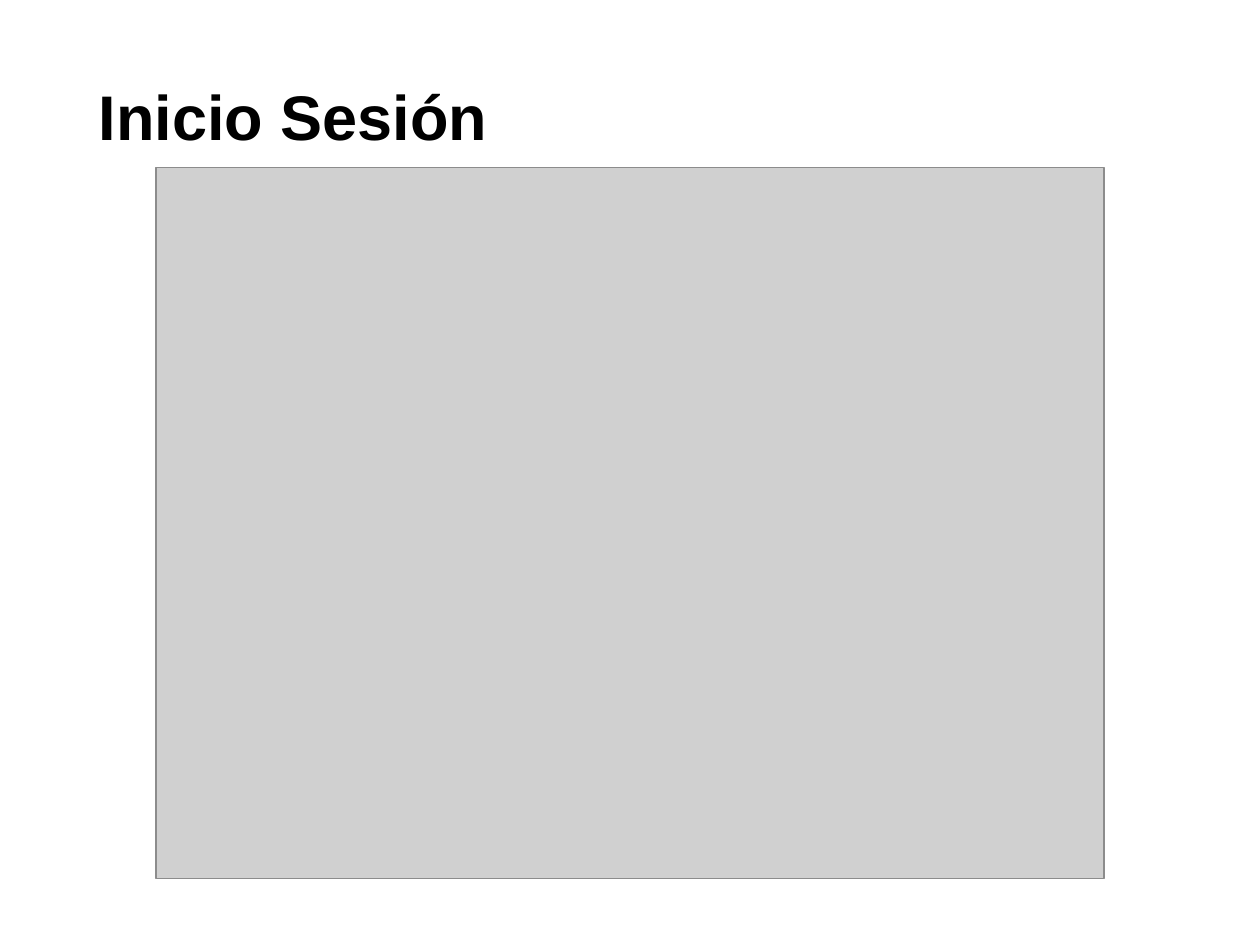
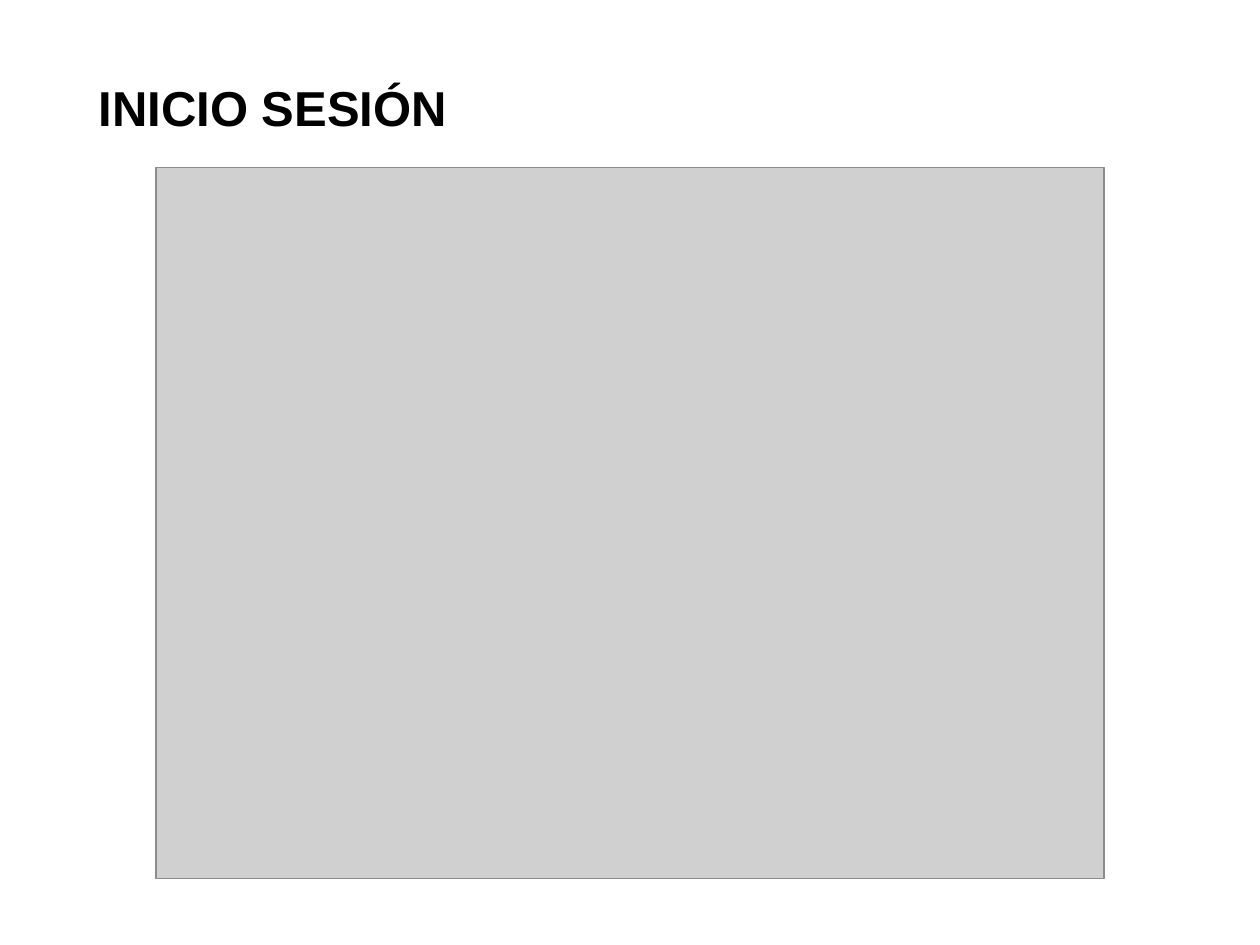
Before and after one commit to saburto/sigset, a slide deck: slide 21 of sigset/documentos/Documentos finales/Presentacion.pptx (slide 4 before the commit). Drawn at 1260x945 pixels with LibreOffice and Linux fonts; fonts in the diff are those of the drawing; grey boxes stand for pictures; background and template pictures are left out. Boxes give left, top, right and bottom in pixels: in the first picture for what was removed or moved away, otherwise in the second. Text is boxed around its words. In the diff, an @@ line names an element or a change of style, - is before the commit and + after.

```diff
--- a/sigset/documentos/Documentos finales/Presentacion.pptx
+++ b/sigset/documentos/Documentos finales/Presentacion.pptx
@@ text at (99,87,447,127): text changed; size 36 to 28 pt @@
-Inicio Sesión
+INICIO SESIÓN
```
Also in this commit, not shown: 2 other slides changed, 24 slides added, 1 slide removed.
